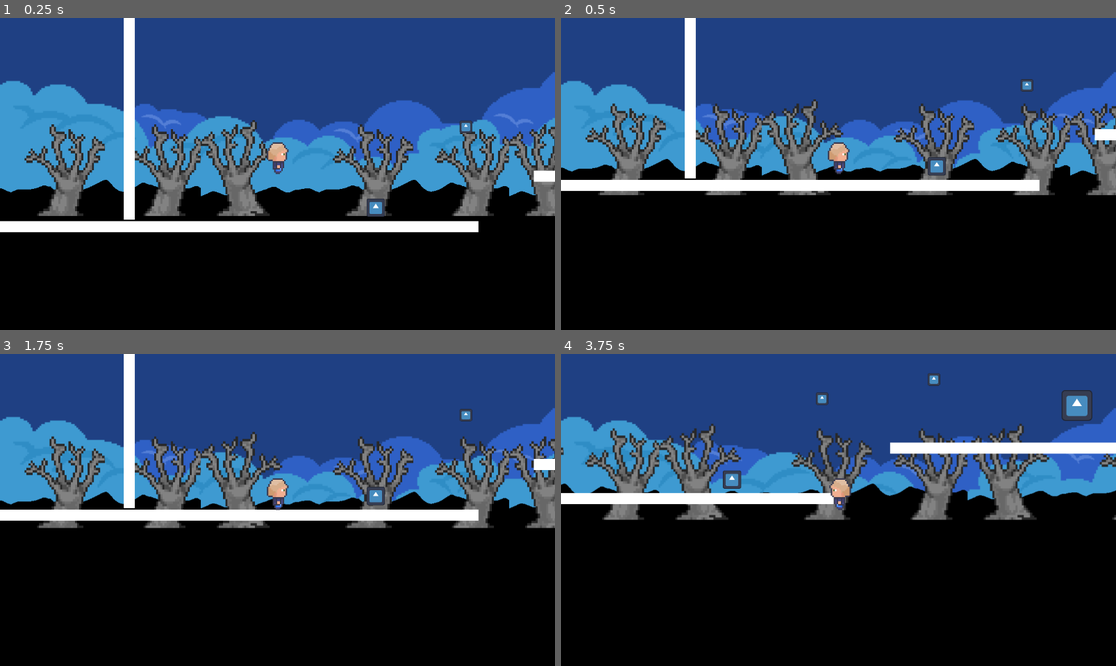
Above: before the commit, frames 1-4 (two rows, left to right).
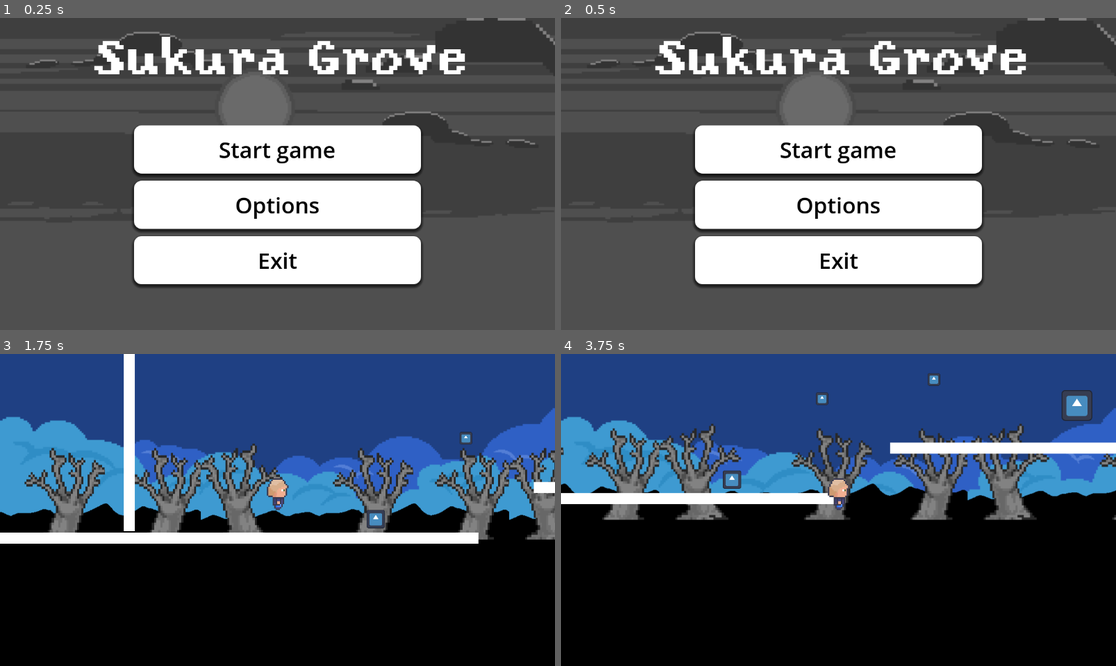
Above: after the commit, the same moments.

Repository: DeadElephant516/SakuraGrove
Game: Godot game, scene res://Scenes/main menu/main_menu.tscn
The game is run twice, just before and just after one commit, with the same random seed, the same clock (stepped at 60 frames per second) and the same inputs. Before the commit the project starts from res://Scenes/TestScene/test_scene.tscn. The engine's default icon, where the game draws it, is replaced by a stand-in: a white triangle on a blue panel in a dark square.
Inputs (mouse positions are in pixels of both pictures, inside the frame that each line leads up to):
- Up to frame 1 (0.25 s): no input
- Up to frame 2 (0.5 s): no input
- Up to frame 3 (1.75 s): click (277, 541) at 0.5 s, where only the run after the commit has a clickable "Options"; click (277, 485) at 1.25 s, where only the run after the commit has a clickable "Start game"
- Up to frame 4 (3.75 s): move the mouse to (960, 494) at 2.02 s; hold D (right) 2.03-3.53 s; tap Shift (dash) at 2.1, 3.6 s; tap Space (jump) at 2.27, 3.02 s; move the mouse to (727, 525) at 2.77 s; right-click (727, 525) at 2.85 s; move the mouse to (894, 441) at 3.52 s; hold A (left) from 3.53 s (still down)

The runs differ from the first frame. In frame 1, 97% of the frame differs, in the area x 0-100%, y 0-100%; in frame 2, 97%; in frame 3, 18%; in frame 4, 0.1%.

Commit message:
added main menu to wip
tommorow in the evening but like eveninning about like 7 am maybe i am gona to continunu the settings menu

Diff:
--- a/Scenes/PlayerScene/player.gd
+++ b/Scenes/PlayerScene/player.gd
@@ -201,10 +201,6 @@
 	Uses InputMap actions 'left' and 'right'.
 	"""
 	direction.x = Input.get_axis("left", "right")
-	if direction.x < 0.0:
-		$Sprite2D.flip_h = true
-	else:
-		$Sprite2D.flip_h = false
 
 func move() -> void:
 	"""
--- /dev/null
+++ b/Scenes/main menu/main_menu.gd
@@ -0,0 +1,23 @@
+extends Control
+
+
+# Called when the node enters the scene tree for the first time.
+func _ready() -> void:
+	pass # Replace with function body.
+
+
+# Called every frame. 'delta' is the elapsed time since the previous frame.
+func _process(delta: float) -> void:
+	pass
+
+
+func _on_start_pressed() -> void:
+	get_tree().change_scene_to_file("res://Scenes/TestScene/test_scene.tscn")
+
+
+func _on_settings_2_pressed() -> void:
+	print("settings pressed")
+
+
+func _on_exit_3_pressed() -> void:
+	get_tree().quit()
--- /dev/null
+++ b/Scenes/main menu/main_menu.tscn
@@ -0,0 +1,135 @@
+[gd_scene load_steps=9 format=3 uid="uid://cayxd5t7ornxe"]
+
+[ext_resource type="Script" uid="uid://v5cmtab34htr" path="res://Scenes/main menu/main_menu.gd" id="1_ahnhv"]
+[ext_resource type="Texture2D" uid="uid://dbw585m1ngj3y" path="res://Art/BackgroundArt/SKY.png" id="1_vtam2"]
+[ext_resource type="FontFile" uid="uid://ditilcdjst4qq" path="res://yoster.ttf" id="2_ahnhv"]
+
+[sub_resource type="StyleBoxTexture" id="StyleBoxTexture_3nlno"]
+texture = ExtResource("1_vtam2")
+modulate_color = Color(0.808998, 0.808998, 0.808998, 1)
+
+[sub_resource type="StyleBoxEmpty" id="StyleBoxEmpty_vtam2"]
+
+[sub_resource type="StyleBoxFlat" id="StyleBoxFlat_vtam2"]
+bg_color = Color(0.779291, 0.779291, 0.779291, 1)
+corner_radius_top_left = 16
+corner_radius_top_right = 16
+corner_radius_bottom_right = 16
+corner_radius_bottom_left = 16
+shadow_size = 6
+shadow_offset = Vector2(0, 4)
+
+[sub_resource type="StyleBoxFlat" id="StyleBoxFlat_ahnhv"]
+bg_color = Color(0.54099, 0.54099, 0.54099, 1)
+corner_radius_top_left = 16
+corner_radius_top_right = 16
+corner_radius_bottom_right = 16
+corner_radius_bottom_left = 16
+shadow_size = 6
+shadow_offset = Vector2(0, 4)
+
+[sub_resource type="StyleBoxFlat" id="StyleBoxFlat_f7g3l"]
+bg_color = Color(1, 1, 1, 1)
+corner_radius_top_left = 16
+corner_radius_top_right = 16
+corner_radius_bottom_right = 16
+corner_radius_bottom_left = 16
+shadow_size = 6
+shadow_offset = Vector2(0, 4)
+
+[node name="Main menu" type="Control"]
+layout_mode = 3
+anchors_preset = 15
+anchor_right = 1.0
+anchor_bottom = 1.0
+grow_horizontal = 2
+grow_vertical = 2
+script = ExtResource("1_ahnhv")
+
+[node name="Panel" type="Panel" parent="."]
+layout_mode = 1
+anchors_preset = 15
+anchor_right = 1.0
+anchor_bottom = 1.0
+grow_horizontal = 2
+grow_vertical = 2
+theme_override_styles/panel = SubResource("StyleBoxTexture_3nlno")
+
+[node name="VBoxContainer" type="VBoxContainer" parent="."]
+layout_mode = 1
+anchors_preset = 8
+anchor_left = 0.5
+anchor_top = 0.5
+anchor_right = 0.5
+anchor_bottom = 0.5
+offset_left = -298.0
+offset_top = -101.0
+offset_right = 298.0
+offset_bottom = 229.0
+grow_horizontal = 2
+grow_vertical = 2
+theme_override_constants/separation = 15
+
+[node name="Button" type="Button" parent="VBoxContainer"]
+layout_mode = 2
+size_flags_vertical = 3
+theme_override_colors/font_hover_color = Color(0, 0, 0, 1)
+theme_override_colors/font_color = Color(0, 0, 0, 1)
+theme_override_colors/font_focus_color = Color(0, 0, 0, 1)
+theme_override_colors/font_pressed_color = Color(0, 0, 0, 1)
+theme_override_font_sizes/font_size = 46
+theme_override_styles/focus = SubResource("StyleBoxEmpty_vtam2")
+theme_override_styles/hover = SubResource("StyleBoxFlat_vtam2")
+theme_override_styles/pressed = SubResource("StyleBoxFlat_ahnhv")
+theme_override_styles/normal = SubResource("StyleBoxFlat_f7g3l")
+text = "Start game
+"
+
+[node name="Button2" type="Button" parent="VBoxContainer"]
+layout_mode = 2
+size_flags_vertical = 3
+theme_override_colors/font_hover_color = Color(0, 0, 0, 1)
+theme_override_colors/font_color = Color(0, 0, 0, 1)
+theme_override_colors/font_focus_color = Color(0, 0, 0, 1)
+theme_override_colors/font_pressed_color = Color(0, 0, 0, 1)
+theme_override_font_sizes/font_size = 46
+theme_override_styles/focus = SubResource("StyleBoxEmpty_vtam2")
+theme_override_styles/hover = SubResource("StyleBoxFlat_vtam2")
+theme_override_styles/pressed = SubResource("StyleBoxFlat_ahnhv")
+theme_override_styles/normal = SubResource("StyleBoxFlat_f7g3l")
+text = "Options
+"
+
+[node name="Button3" type="Button" parent="VBoxContainer"]
+layout_mode = 2
+size_flags_vertical = 3
+theme_override_colors/font_hover_color = Color(0, 0, 0, 1)
+theme_override_colors/font_color = Color(0, 0, 0, 1)
+theme_override_colors/font_focus_color = Color(0, 0, 0, 1)
+theme_override_colors/font_pressed_color = Color(0, 0, 0, 1)
+theme_override_font_sizes/font_size = 46
+theme_override_styles/focus = SubResource("StyleBoxEmpty_vtam2")
+theme_override_styles/hover = SubResource("StyleBoxFlat_vtam2")
+theme_override_styles/pressed = SubResource("StyleBoxFlat_ahnhv")
+theme_override_styles/normal = SubResource("StyleBoxFlat_f7g3l")
+text = "Exit
+"
+
+[node name="Label" type="Label" parent="."]
+layout_mode = 1
+anchors_preset = 5
+anchor_left = 0.5
+anchor_right = 0.5
+offset_left = -389.0
+offset_right = 389.0
+offset_bottom = 165.0
+grow_horizontal = 2
+theme_override_fonts/font = ExtResource("2_ahnhv")
+theme_override_font_sizes/font_size = 105
+text = "Sukura Grove"
+horizontal_alignment = 1
+vertical_alignment = 1
+
+[connection signal="pressed" from="VBoxContainer/Button" to="." method="_on_start_pressed"]
+[connection signal="pressed" from="VBoxContainer/Button2" to="." method="_on_settings_2_pressed"]
+[connection signal="pressed" from="VBoxContainer/Button3" to="." method="_on_exit_3_pressed"]
--- a/project.godot
+++ b/project.godot
@@ -11,7 +11,7 @@
 [application]
 
 config/name="TheGrove"
-run/main_scene="uid://dnkqfo23ver34"
+run/main_scene="uid://cayxd5t7ornxe"
 config/features=PackedStringArray("4.4", "GL Compatibility")
 config/icon="res://icon.svg"
 
@@ -19,6 +19,10 @@
 
 SignalBus="*res://Globals/SignalBus.gd"
 PlayerData="*res://Globals/PlayerData.gd"
+
+[dotnet]
+
+project/assembly_name="TheGrove"
 
 [input]
 
Not shown, added: Scenes/main menu/main_menu.gd.uid
Binary file added: yoster.ttf
Not shown, added: yoster.ttf.import
